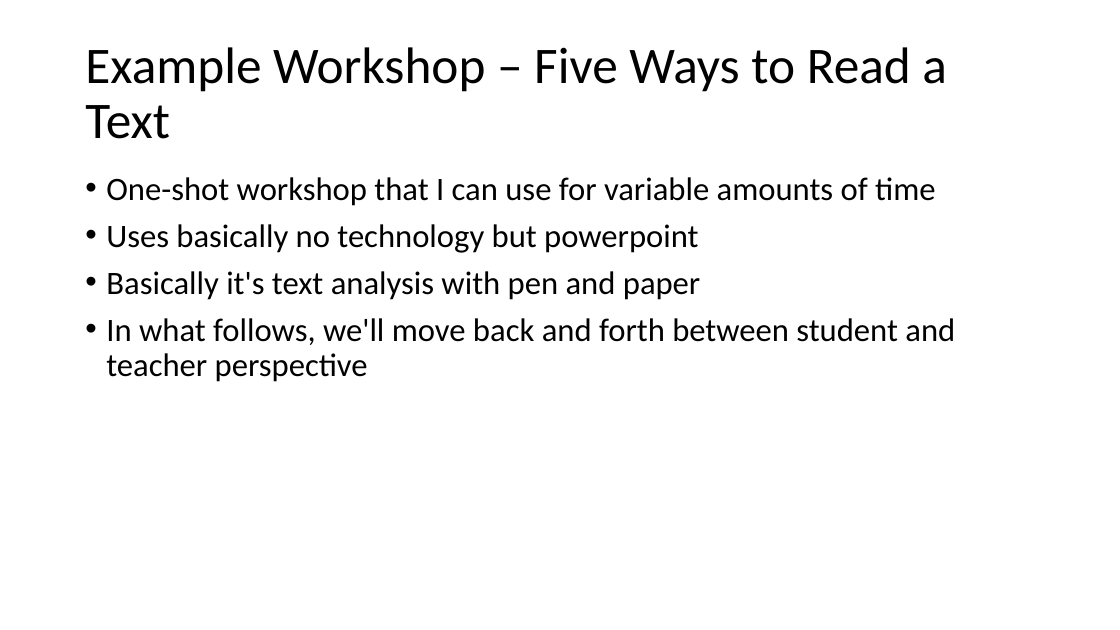
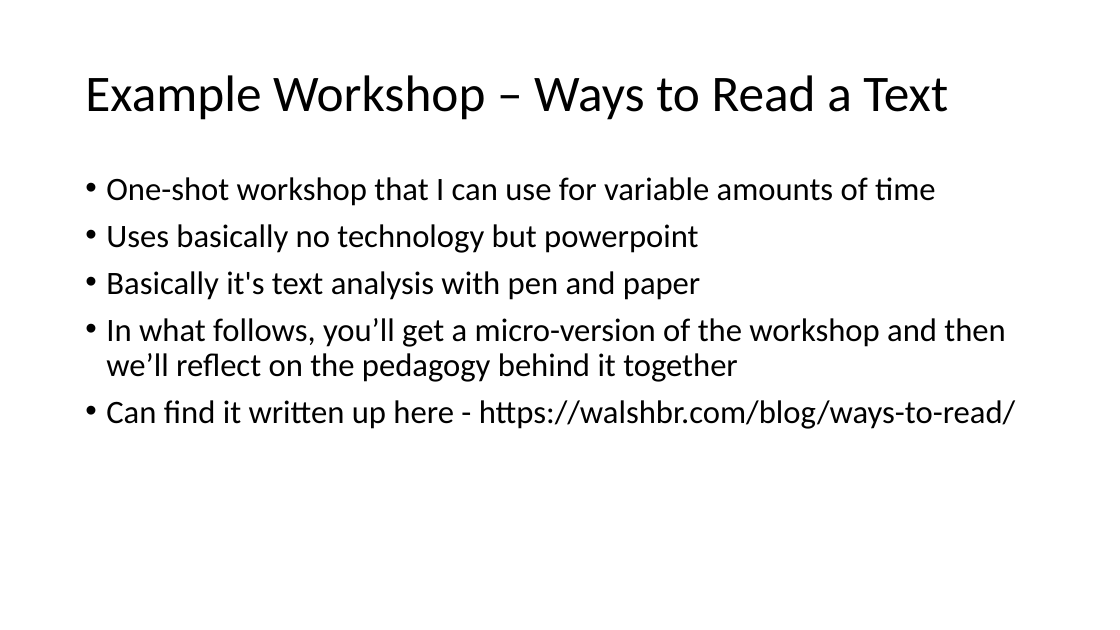
Before and after one commit to scholarslab/praxis, a slide deck: slide 5 of assets/workshop-on-workshops/workshop-on-workshops.pptx. Drawn at 1120x630 pixels with LibreOffice and Linux fonts; fonts in the diff are those of the drawing. Boxes give left, top, right and bottom in pixels: in the first picture for what was removed or moved away, otherwise in the second. Text is boxed around its words. In the diff, an @@ line names an element or a change of style, - is before the commit and + after.

```diff
--- a/assets/workshop-on-workshops/workshop-on-workshops.pptx
+++ b/assets/workshop-on-workshops/workshop-on-workshops.pptx
@@ title at [85,75,948,120]: text changed @@
-Example Workshop – Five Ways to Read a Text
+Example Workshop – Ways to Read a Text
@@ text at [106,318,1016,429]: text changed @@
-• In what follows, we'll move back and forth between student and teacher perspective
+• In what follows, you’ll get a micro-version of the workshop and then we’ll reflect on the pedagogy behind it together
+• Can find it written up here - https://walshbr.com/blog/ways-to-read/
```
Also in this commit, not shown: 10 other slides changed, 3 slides added, 5 slides removed, 2 other files.
